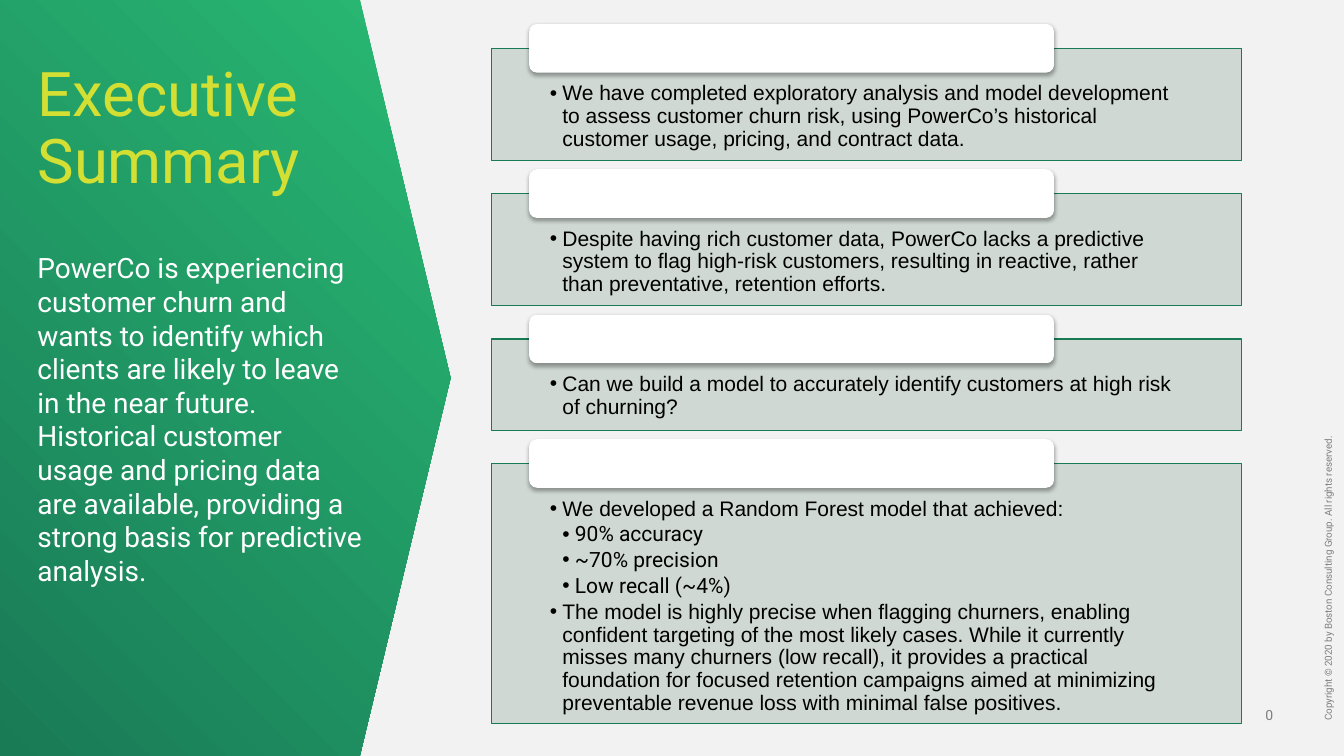
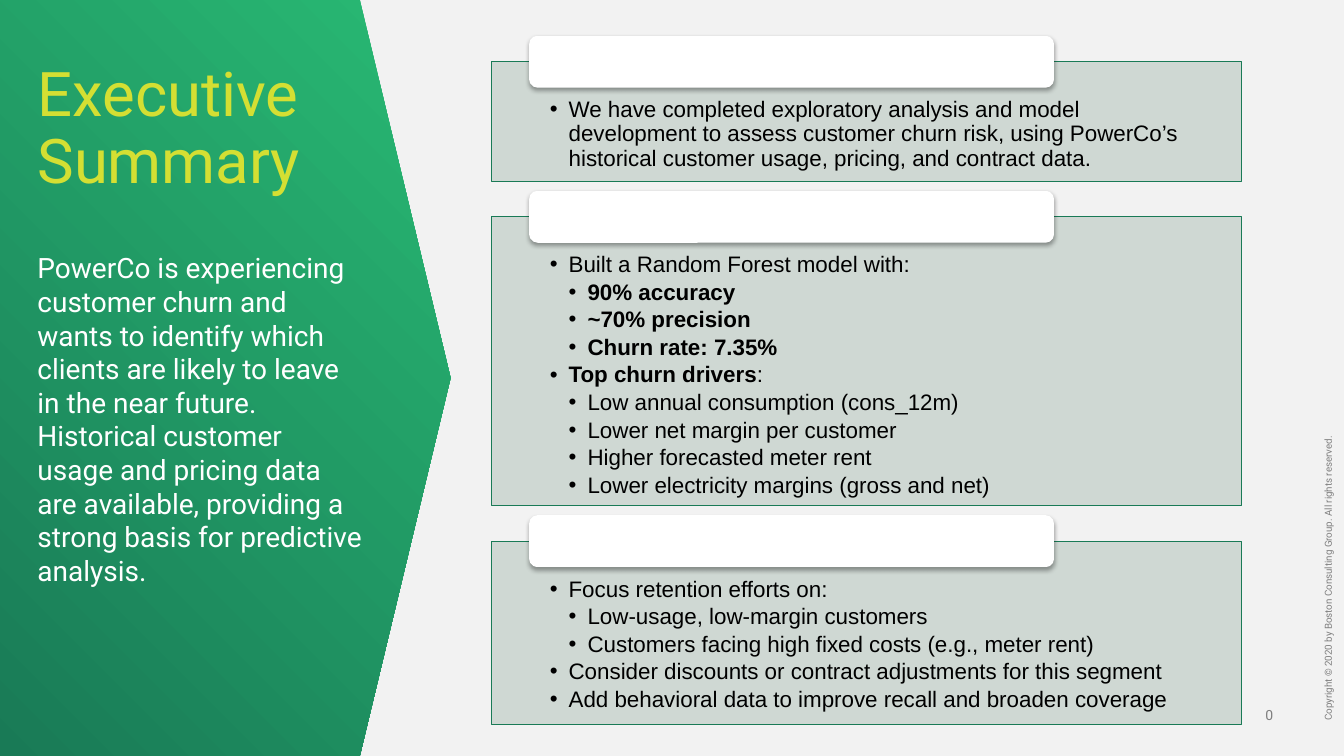
Before and after one commit to rashiratan/BCG-X_JobSim_DataScience_Python, a slide deck: slide 1 of Executive Summary Best Practices (1).pptx. Drawn at 1344x756 pixels with LibreOffice and Linux fonts; fonts in the diff are those of the drawing; background and template pictures are left out. Boxes give left, top, right and bottom in pixels: in the first picture for what was removed or moved away, otherwise in the second. Text is boxed around its words. In the diff, an @@ line names an element or a change of style, - is before the commit and + after.

```diff
--- a/Executive Summary Best Practices (1).pptx
+++ b/Executive Summary Best Practices (1).pptx
@@ rounded rectangle: place and size @@
-rounded rectangle at (529,24,1055,73)
+rounded rectangle at (529,35,1055,88)
@@ text "Situation": place and size @@
-text "Situation" at (531,26,1052,71)
+text "Situation" at (531,38,1052,86)
@@ text "Situation" at (531,38,1052,86): size 15 to 16 pt, bold on @@
@@ text "We have completed exploratory analysis ...": place and size @@
-text "We have completed exploratory analysis ..." at (562,84,1168,150)
+text "We have completed exploratory analysis ..." at (569,100,1178,171)
@@ text "We have completed exploratory analysis ..." at (569,100,1178,171): size 15 to 16 pt; indent changed @@
@@ rectangle: place and size @@
-rectangle at (492,48,1242,160)
+rectangle at (492,62,1242,181)
@@ rounded rectangle: place and size @@
-rounded rectangle at (529,169,1055,218)
+rounded rectangle at (529,191,1055,243)
@@ text "Answer" at (531,194,1052,241): size 15 to 16 pt, bold on @@
@@ text "Answer": place and size @@
-text "Answer" at (531,442,1052,486)
+text "Answer" at (531,194,1052,241)
@@ rectangle: place and size @@
-rectangle at (492,339,1242,430)
+rectangle at (492,217,1242,506)
@@ text added at (569,255,989,498), 16 pt, text #000000 @@
+  • Built a Random Forest model with:
+    • 90% accuracy
+    • ~70% precision
+    • Churn rate: 7.35%
+  • Top churn drivers:
+    • Low annual consumption (cons_12m)
+    • Lower net margin per customer
+    • Higher forecasted meter rent
+    • Lower electricity margins (gross and net)
@@ group removed at (492,171,1242,714): 5 texts, 1 rectangle, 1 rounded rectangle @@
-  • Despite having rich customer data, PowerCo lacks a predictive system to flag high-risk customers, resulting in reactive, rather than preventative, retention efforts.
-Complication
-  • Can we build a model to accurately identify customers at high risk of churning?
-Question
-  • We developed a Random Forest model that achieved:
-    • 90% accuracy
-    • ~70% precision
-    • Low recall (~4%)
-  • The model is highly precise when flagging churners, enabling confident targeting of the most likely cases. While it currently misses many churners (low recall), it provides a practical foundation for focused retention campaigns aimed at minimizing preventable revenue loss with minimal false positives.
@@ rounded rectangle: place and size @@
-rounded rectangle at (529,440,1055,488)
+rounded rectangle at (529,515,1055,568)
@@ text added at (531,518,1052,566), 16 pt, text #FFFFFF, bold @@
+Recommendation
@@ rectangle: place and size @@
-rectangle at (492,464,1242,724)
+rectangle at (492,541,1242,725)
@@ text added at (569,580,1167,712), 16 pt, text #000000 @@
+  • Focus retention efforts on:
+    • Low-usage, low-margin customers
+    • Customers facing high fixed costs (e.g., meter rent)
+  • Consider discounts or contract adjustments for this segment
+  • Add behavioral data to improve recall and broaden coverage
```
Also in this commit, not shown: 1 other file.
